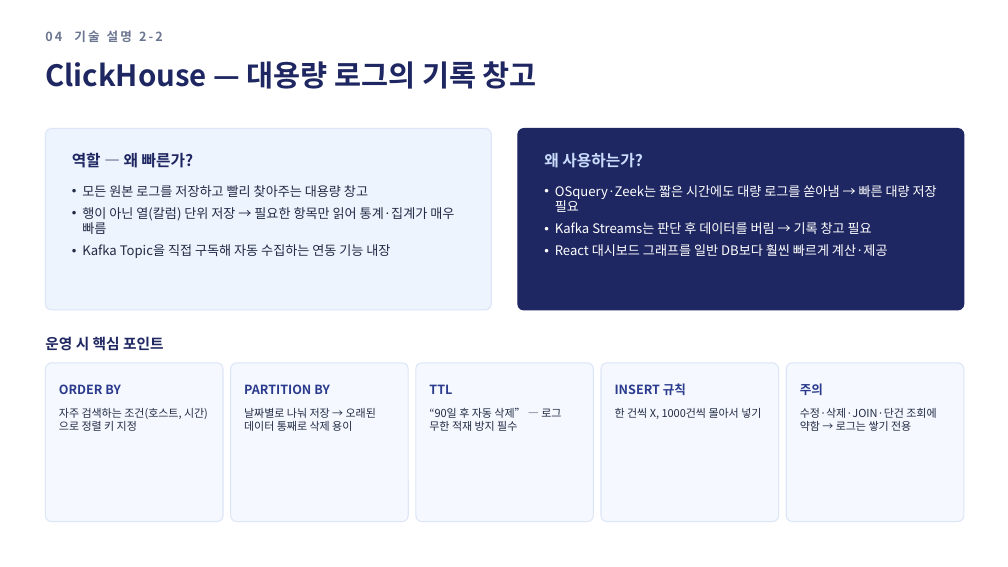
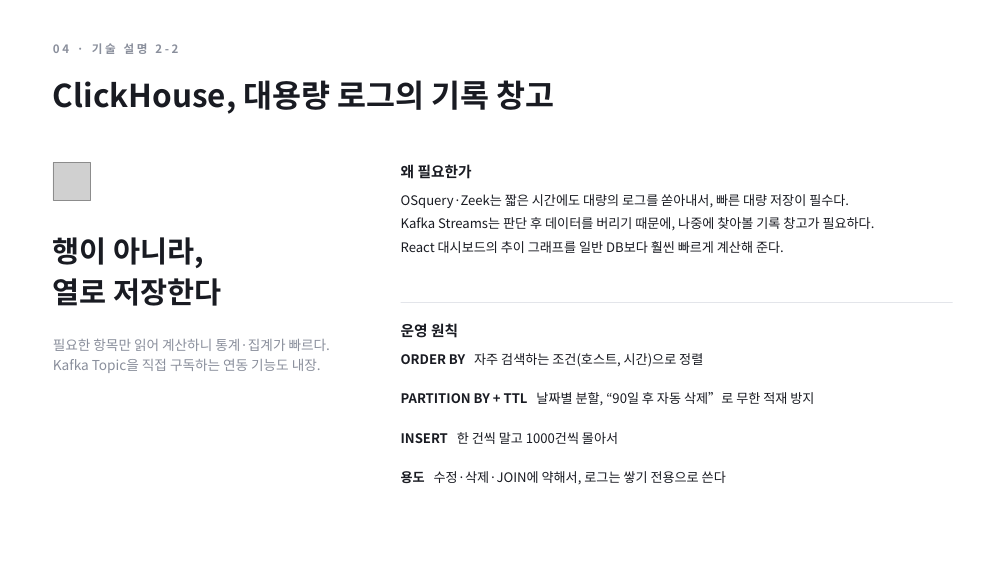
Before and after one commit to 2026-Siheung-Bootcamp-Team-I/Midterm-Presentation, a slide deck: slide 9 of 슬라이드/EDR_중간발표.pptx. Drawn at 1008x567 pixels with LibreOffice and Linux fonts; fonts in the diff are those of the drawing; grey boxes stand for pictures. Boxes give left, top, right and bottom in pixels: in the first picture for what was removed or moved away, otherwise in the second. Text is boxed around its words. In the diff, an @@ line names an element or a change of style, - is before the commit and + after.

```diff
--- a/슬라이드/EDR_중간발표.pptx
+++ b/슬라이드/EDR_중간발표.pptx
@@ text at (53,43,178,54): text changed; size 12 to 11 pt; text colour #6B7690 to #8A8F9C @@
-04 기술 설명 2-2
+04 · 기술 설명 2-2
@@ text at (53,80,555,114): text changed; size 28 to 30 pt; text colour #1E2761 to #191B22 @@
-ClickHouse — 대용량 로그의 기록 창고
+ClickHouse, 대용량 로그의 기록 창고
@@ rounded rectangle removed at (45,129,492,310) @@
@@ rounded rectangle removed at (518,129,964,310) @@
@@ picture added at (53,163,91,200) @@
@@ text removed at (72,152,194,168) @@
-역할 — 왜 빠른가?
@@ text added at (401,164,472,179), 14 pt, text #191B22, bold @@
+왜 필요한가
@@ text removed at (544,153,643,168) @@
-왜 사용하는가?
@@ text at (401,194,875,253): text changed; text colour #FFFFFF to #191B22 @@
-• OSquery·Zeek는 짧은 시간에도 대량 로그를 쏟아냄 → 빠른 대량 저장 필요
-• Kafka Streams는 판단 후 데이터를 버림 → 기록 창고 필요
-• React 대시보드 그래프를 일반 DB보다 훨씬 빠르게 계산·제공
+OSquery·Zeek는 짧은 시간에도 대량의 로그를 쏟아내서, 빠른 대량 저장이 필수다.
+Kafka Streams는 판단 후 데이터를 버리기 때문에, 나중에 찾아볼 기록 창고가 필요하다.
+React 대시보드의 추이 그래프를 일반 DB보다 훨씬 빠르게 계산해 준다.
@@ text added at (53,237,222,306), 28 pt, text #191B22, bold @@
+행이 아니라,
+열로 저장한다
@@ text at (401,323,458,338): text changed; text colour #1E2761 to #191B22 @@
-운영 시 핵심 포인트
+운영 원칙
@@ line added from (401, 302) to (953, 302), #E3E5EA 0.75 pt @@
@@ text at (53,338,330,373): text changed; size 12.5 to 13 pt; text colour #222B45 to #8A8F9C @@
-• 모든 원본 로그를 저장하고 빨리 찾아주는 대용량 창고
-• 행이 아닌 열(칼럼) 단위 저장 → 필요한 항목만 읽어 통계·집계가 매우 빠름
-• Kafka Topic을 직접 구독해 자동 수집하는 연동 기능 내장
+필요한 항목만 읽어 계산하니 통계·집계가 빠르다. Kafka Topic을 직접 구독하는 연동 기능도 내장.
@@ text at (401,353,703,367): text changed; size 10.5 to 12.5 pt; text colour #222B45 to #191B22 @@
-자주 검색하는 조건(호스트, 시간)으로 정렬 키 지정
+ORDER BY 자주 검색하는 조건(호스트, 시간)으로 정렬
@@ rounded rectangle removed at (45,363,223,522) @@
@@ text removed at (59,384,121,394) @@
-ORDER BY
@@ rounded rectangle removed at (231,363,408,522) @@
@@ text removed at (244,384,330,394) @@
-PARTITION BY
@@ rounded rectangle removed at (416,363,594,522) @@
@@ text removed at (429,384,452,394) @@
-TTL
@@ rounded rectangle removed at (601,363,779,522) @@
@@ text removed at (615,383,686,395) @@
-INSERT 규칙
@@ rounded rectangle removed at (786,363,964,522) @@
@@ text removed at (800,383,823,395) @@
-주의
@@ text removed at (244,408,376,431) @@
-날짜별로 나눠 저장 → 오래된 데이터 통째로 삭제 용이
@@ text at (401,392,814,406): text changed; size 10.5 to 12.5 pt; text colour #222B45 to #191B22 @@
-“90일 후 자동 삭제” — 로그 무한 적재 방지 필수
+PARTITION BY + TTL 날짜별 분할, “90일 후 자동 삭제”로 무한 적재 방지
@@ text at (401,432,618,444): text changed; size 10.5 to 12.5 pt; text colour #222B45 to #191B22 @@
-한 건씩 X, 1000건씩 몰아서 넣기
+INSERT 한 건씩 말고 1000건씩 몰아서
@@ text at (401,471,726,484): text changed; size 10.5 to 12.5 pt; text colour #222B45 to #191B22 @@
-수정·삭제·JOIN·단건 조회에 약함 → 로그는 쌓기 전용
+용도 수정·삭제·JOIN에 약해서, 로그는 쌓기 전용으로 쓴다
```
Also in this commit, not shown: 11 other slides changed, 19 other files.
